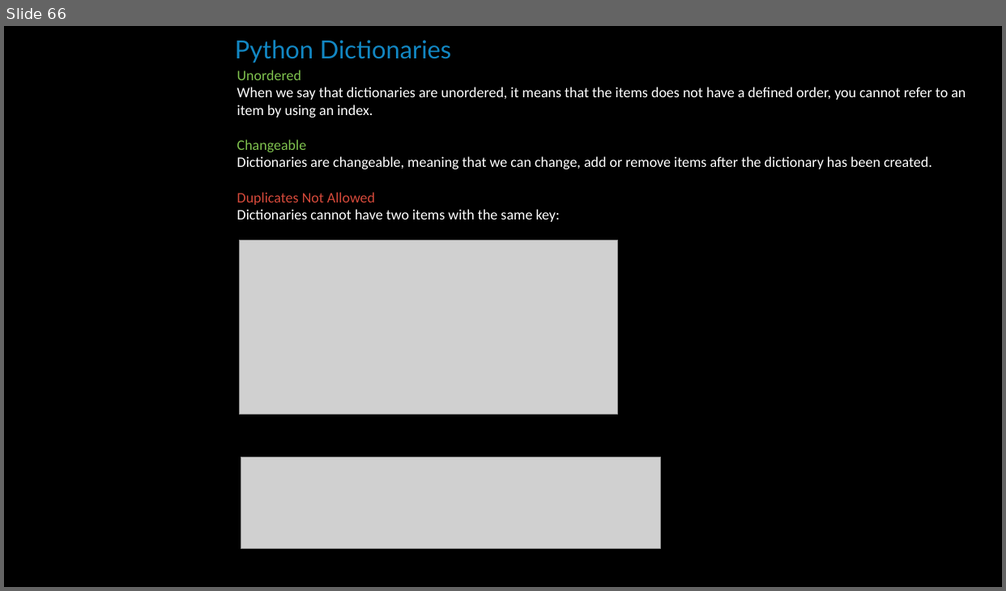
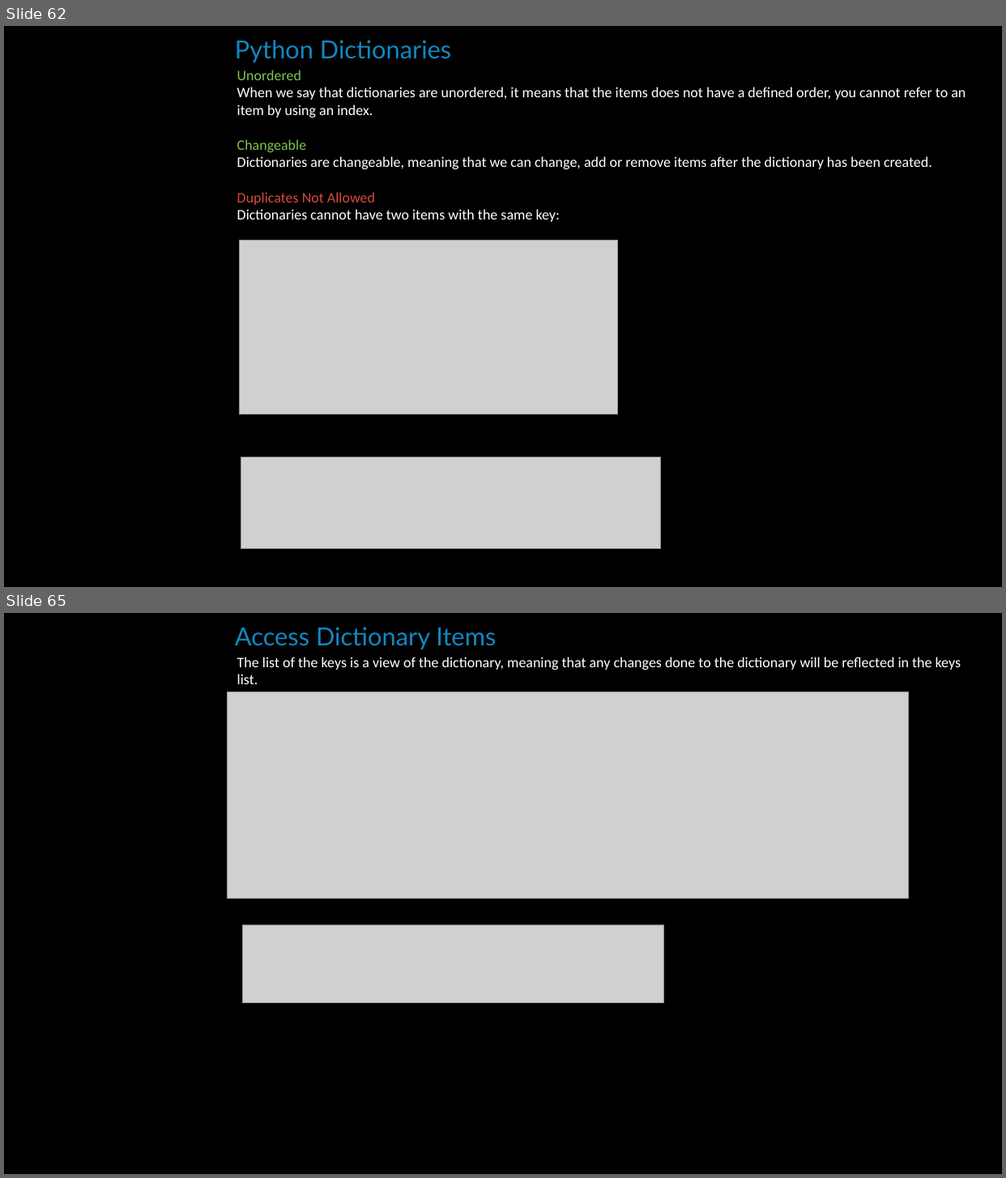
Before and after one commit to simon-pikalov/Ariel_OOP_2020, a slide deck: Classes/week_09/TA/simon_group/oop9.pptx. Shown one above the other, each under a label of ours: slide 66 before the commit, slides 62 and 65 after it; the slides between them are not shown. The pictures are 1006x591 and 1006x1178 pixels, drawn with LibreOffice and Linux fonts; fonts in the diff are those of the drawing; grey boxes stand for pictures; background and template pictures are left out. Boxes give left, top, right and bottom in pixels: in the first picture for what was removed or moved away, otherwise in the second. Text is boxed around its words. In the diff, an @@ line names an element or a change of style, - is before the commit and + after.

```diff
--- a/Classes/week_09/TA/simon_group/oop9.pptx
+++ b/Classes/week_09/TA/simon_group/oop9.pptx
@@ slide 65 added at (x1=4, y1=613, x2=1002, y2=1174), background #000000 @@
@@ text added at (x1=235, y1=627, x2=496, y2=650), 24 pt, text #1287C3 @@
+Access Dictionary Items
@@ text added at (x1=237, y1=657, x2=961, y2=684), 14 pt, text #FFFFFF @@
+The list of the keys is a view of the dictionary, meaning that any changes done to the dictionary will be reflected in the keys list.
@@ picture added at (x1=227, y1=692, x2=908, y2=899) @@
@@ picture added at (x1=242, y1=925, x2=663, y2=1003) @@
@@ what was slide 66 is now slide 62 @@
```
Also in this commit, not shown: 3 slides changed, 20 other slides added, 3 slides removed, 3 other files.
